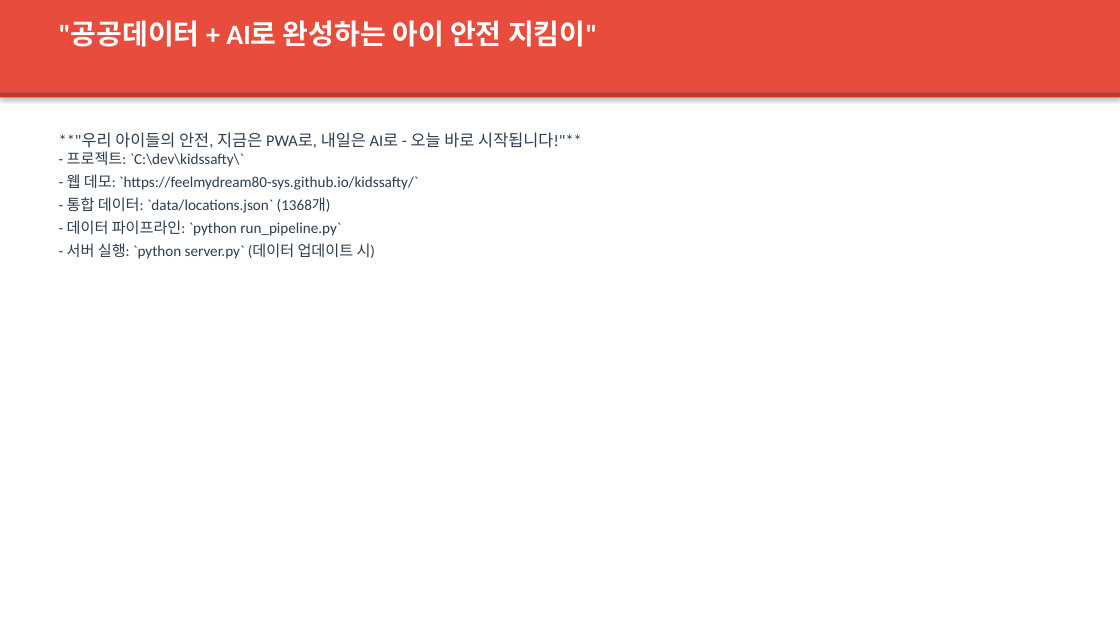
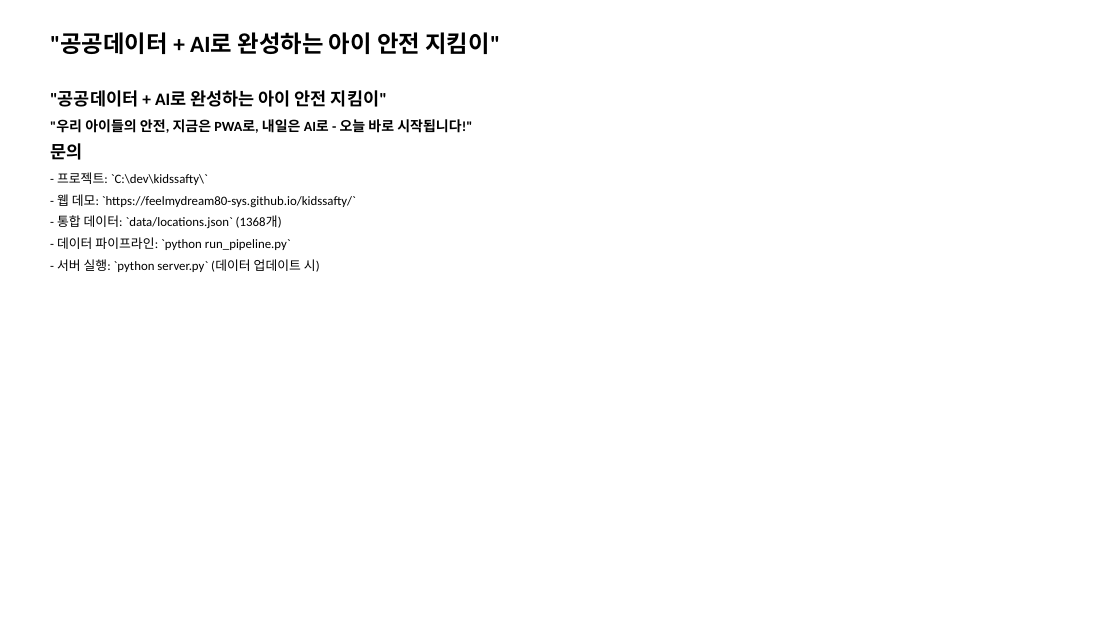
Before and after one commit to feelmydream80-sys/kidssafty, a slide deck: slide 20 of submission/ppt/KidsSafeAI_PPT_v4.pptx (slide 28 before the commit). Drawn at 1120x630 pixels with LibreOffice and Linux fonts; fonts in the diff are those of the drawing. Boxes give left, top, right and bottom in pixels: in the first picture for what was removed or moved away, otherwise in the second. Text is boxed around its words. In the diff, an @@ line names an element or a change of style, - is before the commit and + after.

```diff
--- a/submission/ppt/KidsSafeAI_PPT_v4.pptx
+++ b/submission/ppt/KidsSafeAI_PPT_v4.pptx
@@ rectangle removed at [0, 0, 1120, 92] @@
@@ text ""공공데이터 + AI로 완성하는 아이 ...": place and size @@
-text ""공공데이터 + AI로 완성하는 아이 ..." at [59, 20, 598, 47]
+text ""공공데이터 + AI로 완성하는 아이 ..." at [50, 32, 500, 54]
@@ text ""공공데이터 + AI로 완성하는 아이 ..." at [50, 32, 500, 54]: size 24 to 20 pt, text colour #FFFFFF to #000000 @@
@@ rectangle removed at [0, 92, 1120, 97] @@
@@ text added at [50, 90, 387, 107], 15 pt, text #000000, bold @@
+"공공데이터 + AI로 완성하는 아이 안전 지킴이"
@@ text added at [50, 119, 472, 133], 12 pt, text #000000, bold @@
+"우리 아이들의 안전, 지금은 PWA로, 내일은 AI로 - 오늘 바로 시작됩니다!"
@@ text added at [50, 143, 82, 160], 15 pt, text #000000, bold @@
+문의
@@ text removed at [59, 132, 582, 259] @@
-**"우리 아이들의 안전, 지금은 PWA로, 내일은 AI로 - 오늘 바로 시작됩니다!"**
-- 프로젝트: `C:\dev\kidssafty\`
-- 웹 데모: `https://feelmydream80-sys.github.io/kidssafty/`
-- 통합 데이터: `data/locations.json` (1368개)
-- 데이터 파이프라인: `python run_pipeline.py`
-- 서버 실행: `python server.py` (데이터 업데이트 시)
@@ text added at [57, 172, 208, 185], 11 pt, text #000000 @@
+- 프로젝트: `C:\dev\kidssafty\`
@@ text added at [57, 194, 356, 207], 11 pt, text #000000 @@
+- 웹 데모: `https://feelmydream80-sys.github.io/kidssafty/`
@@ text added at [57, 215, 282, 229], 11 pt, text #000000 @@
+- 통합 데이터: `data/locations.json` (1368개)
@@ text added at [57, 237, 291, 250], 11 pt, text #000000 @@
+- 데이터 파이프라인: `python run_pipeline.py`
@@ text added at [57, 259, 320, 272], 11 pt, text #000000 @@
+- 서버 실행: `python server.py` (데이터 업데이트 시)
```
Also in this commit, not shown: 13 other slides changed, 6 slides added, 14 slides removed, 1 other file.
